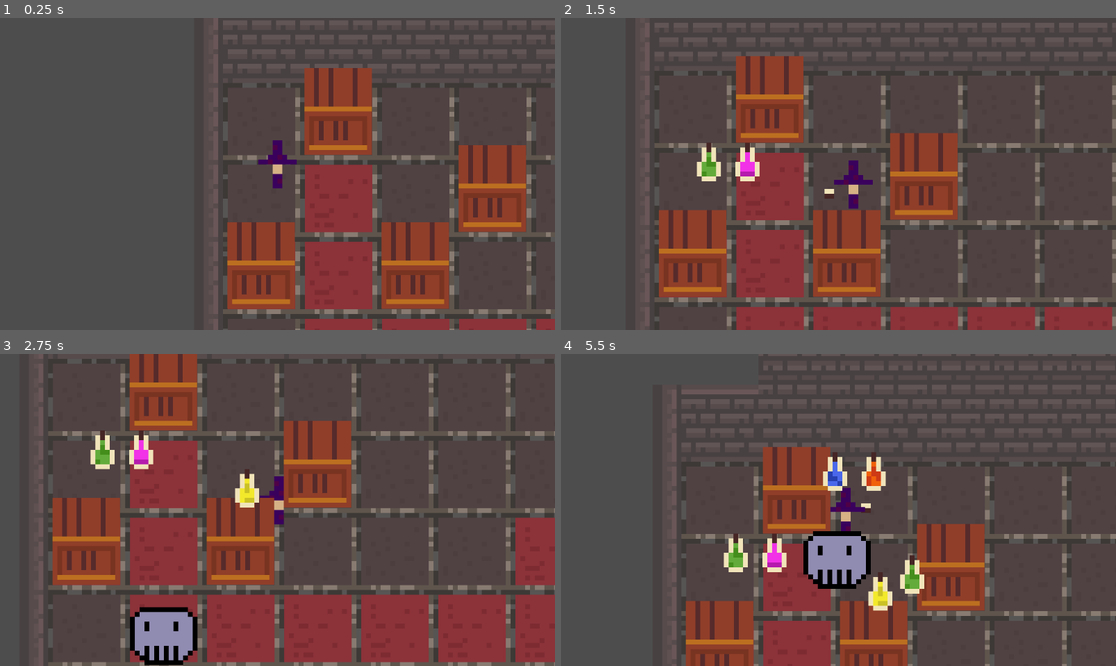
Above: before the commit, frames 1-4 (two rows, left to right).
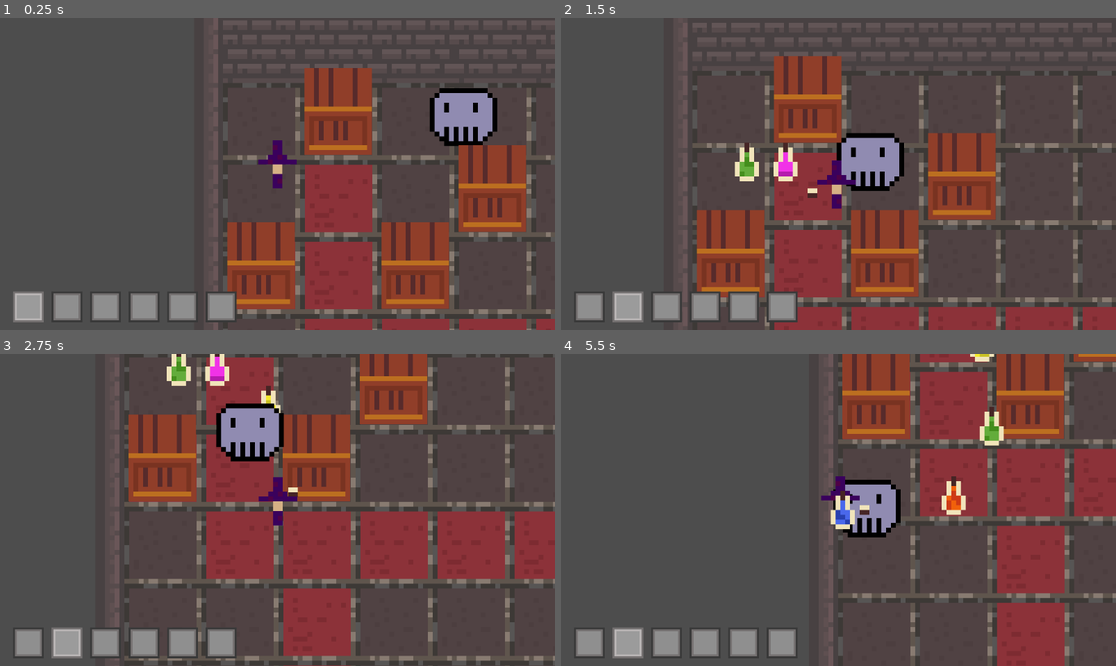
Above: after the commit, the same moments.

Repository: chluebi/ludum-dare-58
Game: Godot game, scene res://main.tscn
The game is run twice, just before and just after one commit, with the same random seed, the same clock (stepped at 60 frames per second) and the same inputs.
Inputs (mouse positions are in pixels of both pictures, inside the frame that each line leads up to):
- Up to frame 1 (0.25 s): no input
- Up to frame 2 (1.5 s): tap Enter (ui_accept) at 0.5, 0.77 s; move the mouse to (960, 158) at 0.52 s; hold D (move_right) 0.53-1.28 s; hold Mouse wheel down (ui_scroll_down, bound only after the comm… 0.53-1.28 s; tap Mouse wheel up (ui_scroll_up, bound only after the commit) at 0.8, 1.35 s; move the mouse to (727, 189) at 1.27 s; hold S (move_down) from 1.28 s (still down)
- Up to frame 3 (2.75 s): tap Enter (ui_accept) at 1.52 s; tap Mouse wheel down (ui_scroll_down, bound only after the comm… at 1.55 s; move the mouse to (333, 441) at 2.02 s; release S (move_down) at 2.03 s; press the mouse at (333, 441) at 2.03 s; hold D (move_right) from 2.03 s (still down); tap Mouse wheel up (ui_scroll_up, bound only after the commit) at 2.3 s
- Up to frame 4 (5.5 s): move the mouse to (810, 572) at 2.77 s; release D (move_right) at 2.78 s; release the mouse at (810, 572) at 2.78 s; hold W (move_up) 2.78-3.53 s; tap Mouse wheel down (ui_scroll_down, bound only after the comm… at 2.85, 4.35 s; tap Enter (ui_accept) at 3.02, 3.77, 4.52 s; move the mouse to (1005, 556) at 3.52 s; hold Mouse wheel up (ui_scroll_up, bound only after the commit) 3.53-4.28 s; hold A (move_left) 3.53-5.03 s; move the mouse to (672, 463) at 4.27 s; move the mouse to (866, 510) at 5.02 s; hold S (move_down) from 5.03 s (still down); hold Mouse wheel up (ui_scroll_up, bound only after the commit) from 5.03 s (still down)

The runs differ from the first frame. In frame 1, 4.7% of the frame differs, in the area x 2-90%, y 22-98%; in frame 2, 29%; in frame 3, 52%, in the area x 2-100%, y 0-100%; in frame 4, 48%.

Commit message:
hud with inventory slots

Diff:
--- a/enemy.gd
+++ b/enemy.gd
@@ -13,7 +13,7 @@
 
 var _velocity := Vector2()
 
-@onready var _tile_map: PathFindAStar = $"../TileMapLayer"
+@onready var _tile_map: PathFindAStar = $"../../TileMapLayer"
 @onready var player = $"../player"
 
 var attack_target = null
--- /dev/null
+++ b/hotbar.gd
@@ -0,0 +1,77 @@
+extends CanvasLayer
+
+const SLOT_SCENE_PATH = "res://slot.tscn"
+
+@export var num_slots: int = 6
+
+var current_slot_index: int = 0
+var slots: Array = []
+
+var slot_scene: PackedScene = preload(SLOT_SCENE_PATH)
+@onready var slot_container = $MarginContainer/SlotContainer
+
+
+func _ready():
+	_initialize_slots()
+
+	if not slots.is_empty():
+		_select_slot_by_index(0)
+
+
+func _initialize_slots():
+	if not slot_scene:
+		print("ERROR: Could not load slot scene at path: %s. Please check the path and file name." % SLOT_SCENE_PATH)
+		return
+
+	for child in slot_container.get_children():
+		child.queue_free()
+
+	slots.clear()
+
+	for i in range(num_slots):
+		var new_slot = slot_scene.instantiate()
+
+		# safety check
+		if new_slot.has_method("select_slot"):
+			new_slot.slot_index = i
+
+			slot_container.add_child(new_slot)
+
+			slots.append(new_slot)
+		else:
+			print("ERROR: Instantiated slot (index %d) does not have the necessary 'select_slot' method. Check the script." % i)
+			new_slot.queue_free() # clean up
+
+
+func _input(event):
+	for i in range(num_slots):
+		if event.is_action_pressed("ui_select_" + str(i + 1)):
+			_select_slot_by_index(i)
+			get_viewport().set_input_as_handled()
+			break
+
+		if event.is_action_pressed("ui_scroll_up"):
+			_select_slot_by_index((current_slot_index + 1) % num_slots)
+			get_viewport().set_input_as_handled()
+			break
+
+		if event.is_action_pressed("ui_scroll_down"):
+			var new_slot_index := current_slot_index - 1
+			while new_slot_index < 0:
+				new_slot_index += 6
+			_select_slot_by_index(new_slot_index)
+			get_viewport().set_input_as_handled()
+			break
+
+# Central function to handle selection
+func _select_slot_by_index(new_index: int):
+	if new_index < 0 or new_index >= slots.size():
+		return
+
+	slots[current_slot_index].deselect_slot()
+
+	current_slot_index = new_index
+
+	slots[current_slot_index].select_slot()
+
+	print("Selected slot: %d" % (current_slot_index + 1))
--- /dev/null
+++ b/hud.tscn
@@ -0,0 +1,20 @@
+[gd_scene load_steps=2 format=3 uid="uid://b4s8ah7fjsuyp"]
+
+[ext_resource type="Script" uid="uid://cd34fatirlnop" path="res://hotbar.gd" id="1_8sq4i"]
+
+[node name="HUD" type="CanvasLayer"]
+
+[node name="Hotbar" type="CanvasLayer" parent="."]
+script = ExtResource("1_8sq4i")
+
+[node name="MarginContainer" type="MarginContainer" parent="Hotbar"]
+offset_left = 59.0
+offset_top = 300.0
+offset_right = 427.0
+offset_bottom = 600.0
+size_flags_horizontal = 3
+theme_override_constants/margin_top = 300
+
+[node name="SlotContainer" type="HBoxContainer" parent="Hotbar/MarginContainer"]
+layout_mode = 2
+theme_override_constants/separation = 80
--- a/main.tscn
+++ b/main.tscn
@@ -1,11 +1,12 @@
-[gd_scene load_steps=9 format=4 uid="uid://bpype5vdrgnek"]
+[gd_scene load_steps=10 format=4 uid="uid://bpype5vdrgnek"]
 
 [ext_resource type="Texture2D" uid="uid://b75j101henfac" path="res://test_background.png" id="1_ig7tw"]
 [ext_resource type="PackedScene" uid="uid://c4vun81r65hwg" path="res://player.tscn" id="2_0xm2m"]
 [ext_resource type="Texture2D" uid="uid://bw4v2c3mih1f1" path="res://floor1(5).png" id="2_272bh"]
 [ext_resource type="Script" uid="uid://rnjhn3gu636t" path="res://tile_map_layer.gd" id="3_272bh"]
 [ext_resource type="PackedScene" uid="uid://nhwhlhpm51nv" path="res://crate.tscn" id="4_1bvp3"]
-[ext_resource type="Script" uid="uid://cbnnke38dp7y2" path="res://enemy_spawner.gd" id="8_5vw27"]
+[ext_resource type="PackedScene" uid="uid://dog1poe2ison0" path="res://enemy.tscn" id="5_lquwl"]
+[ext_resource type="PackedScene" uid="uid://b4s8ah7fjsuyp" path="res://hud.tscn" id="8_5vw27"]
 
 [sub_resource type="TileSetAtlasSource" id="TileSetAtlasSource_5vw27"]
 texture = ExtResource("2_272bh")
@@ -52,9 +53,6 @@
 tile_set = SubResource("TileSet_kek77")
 script = ExtResource("3_272bh")
 
-[node name="player" parent="." instance=ExtResource("2_0xm2m")]
-position = Vector2(114, 190)
-
 [node name="Environment" type="Node2D" parent="."]
 y_sort_enabled = true
 
@@ -70,5 +68,10 @@
 [node name="Crate4" parent="Environment" instance=ExtResource("4_1bvp3")]
 position = Vector2(1.5258789e-05, 320)
 
-[node name="enemy_spawner" type="Node2D" parent="."]
-script = ExtResource("8_5vw27")
+[node name="Enemy" parent="Environment" instance=ExtResource("5_lquwl")]
+position = Vector2(550, 68)
+
+[node name="player" parent="Environment" instance=ExtResource("2_0xm2m")]
+position = Vector2(114, 190)
+
+[node name="HUD" parent="." instance=ExtResource("8_5vw27")]
--- a/project.godot
+++ b/project.godot
@@ -51,6 +51,61 @@
 "events": [Object(InputEventMouseButton,"resource_local_to_scene":false,"resource_name":"","device":-1,"window_id":0,"a …(253 unchanged characters)…
 ]
 }
+ui_select_1={
+"deadzone": 0.2,
+"events": [Object(InputEventKey,"resource_local_to_scene":false,"resource_name":"","device":-1,"window_id":0,"alt_pressed":false,"shift_pressed":false,"ctrl_pressed":false,"meta_pressed":false,"pressed":false,"keycode":0,"physical_keycode":49,"key_label":0,"unicode":49,"location":0,"echo":false,"script":null)
+]
+}
+ui_select_2={
+"deadzone": 0.2,
+"events": [Object(InputEventKey,"resource_local_to_scene":false,"resource_name":"","device":-1,"window_id":0,"alt_pressed":false,"shift_pressed":false,"ctrl_pressed":false,"meta_pressed":false,"pressed":false,"keycode":0,"physical_keycode":50,"key_label":0,"unicode":50,"location":0,"echo":false,"script":null)
+]
+}
+ui_select_3={
+"deadzone": 0.2,
+"events": [Object(InputEventKey,"resource_local_to_scene":false,"resource_name":"","device":-1,"window_id":0,"alt_pressed":false,"shift_pressed":false,"ctrl_pressed":false,"meta_pressed":false,"pressed":false,"keycode":0,"physical_keycode":51,"key_label":0,"unicode":51,"location":0,"echo":false,"script":null)
+]
+}
+ui_select_4={
+"deadzone": 0.2,
+"events": [Object(InputEventKey,"resource_local_to_scene":false,"resource_name":"","device":-1,"window_id":0,"alt_pressed":false,"shift_pressed":false,"ctrl_pressed":false,"meta_pressed":false,"pressed":false,"keycode":0,"physical_keycode":52,"key_label":0,"unicode":52,"location":0,"echo":false,"script":null)
+]
+}
+ui_select_5={
+"deadzone": 0.2,
+"events": [Object(InputEventKey,"resource_local_to_scene":false,"resource_name":"","device":-1,"window_id":0,"alt_pressed":false,"shift_pressed":false,"ctrl_pressed":false,"meta_pressed":false,"pressed":false,"keycode":0,"physical_keycode":53,"key_label":0,"unicode":53,"location":0,"echo":false,"script":null)
+]
+}
+ui_select_6={
+"deadzone": 0.2,
+"events": [Object(InputEventKey,"resource_local_to_scene":false,"resource_name":"","device":-1,"window_id":0,"alt_pressed":false,"shift_pressed":false,"ctrl_pressed":false,"meta_pressed":false,"pressed":false,"keycode":0,"physical_keycode":54,"key_label":0,"unicode":54,"location":0,"echo":false,"script":null)
+]
+}
+ui_select_7={
+"deadzone": 0.2,
+"events": [Object(InputEventKey,"resource_local_to_scene":false,"resource_name":"","device":-1,"window_id":0,"alt_pressed":false,"shift_pressed":false,"ctrl_pressed":false,"meta_pressed":false,"pressed":false,"keycode":0,"physical_keycode":55,"key_label":0,"unicode":55,"location":0,"echo":false,"script":null)
+]
+}
+ui_select_8={
+"deadzone": 0.2,
+"events": [Object(InputEventKey,"resource_local_to_scene":false,"resource_name":"","device":-1,"window_id":0,"alt_pressed":false,"shift_pressed":false,"ctrl_pressed":false,"meta_pressed":false,"pressed":false,"keycode":0,"physical_keycode":56,"key_label":0,"unicode":56,"location":0,"echo":false,"script":null)
+]
+}
+ui_select_9={
+"deadzone": 0.2,
+"events": [Object(InputEventKey,"resource_local_to_scene":false,"resource_name":"","device":-1,"window_id":0,"alt_pressed":false,"shift_pressed":false,"ctrl_pressed":false,"meta_pressed":false,"pressed":false,"keycode":0,"physical_keycode":57,"key_label":0,"unicode":57,"location":0,"echo":false,"script":null)
+]
+}
+ui_scroll_up={
+"deadzone": 0.2,
+"events": [Object(InputEventMouseButton,"resource_local_to_scene":false,"resource_name":"","device":-1,"window_id":0,"alt_pressed":false,"shift_pressed":false,"ctrl_pressed":false,"meta_pressed":false,"button_mask":0,"position":Vector2(0, 0),"global_position":Vector2(0, 0),"factor":1.0,"button_index":4,"canceled":false,"pressed":false,"double_click":false,"script":null)
+]
+}
+ui_scroll_down={
+"deadzone": 0.2,
+"events": [Object(InputEventMouseButton,"resource_local_to_scene":false,"resource_name":"","device":-1,"window_id":0,"alt_pressed":false,"shift_pressed":false,"ctrl_pressed":false,"meta_pressed":false,"button_mask":0,"position":Vector2(0, 0),"global_position":Vector2(0, 0),"factor":1.0,"button_index":5,"canceled":false,"pressed":false,"double_click":false,"script":null)
+]
+}
 
 [rendering]
 
--- /dev/null
+++ b/slot.gd
@@ -0,0 +1,13 @@
+extends Control
+
+var slot_index := 0
+
+@onready var selector: AnimatedSprite2D = $Selector # Assuming $Selector is the path to your AnimatedSprite2D
+
+func select_slot():
+	selector.show()
+	selector.play("selected")
+
+func deselect_slot():
+	selector.stop()
+	selector.play("default")
--- /dev/null
+++ b/slot.tscn
@@ -0,0 +1,35 @@
+[gd_scene load_steps=5 format=3 uid="uid://dru27gpapuiqn"]
+
+[ext_resource type="Texture2D" uid="uid://jogymqu084i3" path="res://Slot1.png" id="1_khion"]
+[ext_resource type="Texture2D" uid="uid://du6a2n7molvi6" path="res://Slot2.png" id="2_hiqfk"]
+[ext_resource type="Script" uid="uid://dkb32lw63brgl" path="res://slot.gd" id="3_hiqfk"]
+
+[sub_resource type="SpriteFrames" id="SpriteFrames_1xsix"]
+animations = [{
+"frames": [{
+"duration": 1.0,
+"texture": ExtResource("1_khion")
+}],
+"loop": true,
+"name": &"default",
+"speed": 5.0
+}, {
+"frames": [{
+"duration": 1.0,
+"texture": ExtResource("2_hiqfk")
+}],
+"loop": true,
+"name": &"selected",
+"speed": 5.0
+}]
+
+[node name="Slot" type="Control"]
+layout_mode = 3
+anchors_preset = 0
+offset_right = 40.0
+offset_bottom = 40.0
+script = ExtResource("3_hiqfk")
+
+[node name="Selector" type="AnimatedSprite2D" parent="."]
+scale = Vector2(4, 4)
+sprite_frames = SubResource("SpriteFrames_1xsix")
Binary file added: InventorySlots.png
Not shown, added: InventorySlots.png.import
Binary file added: Slot1.png
Not shown, added: Slot1.png.import
Binary file added: Slot2.png
Not shown, added: Slot2.png.import
Not shown, added: hotbar.gd.uid
Not shown, added: slot.gd.uid
